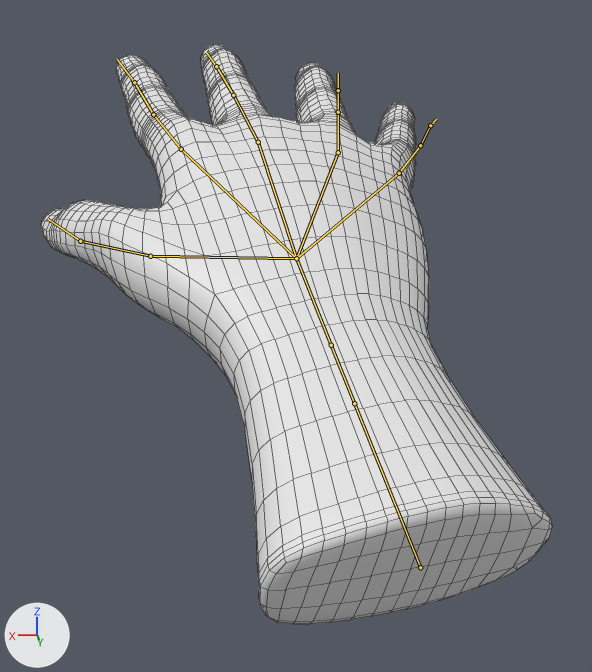
Before and after pictures for a commit that changed the Blender file BlenderFiles/hand.blend.
Camera for both pictures: a camera (50 mm lens) standing at (0.2, 1.099, 0.305) and looking at (0.032, -0.335, -0.116). Every picture has the same lights, and +X, +Y and +Z are marked at lower left. Both versions are drawn at frame 10 of the action 'Hand_close'; the numbers are the values there. The bones that bend it are drawn over the model as lines. Mesh edges are drawn as thin lines.

Names of what the first picture shows: 'Mano'.
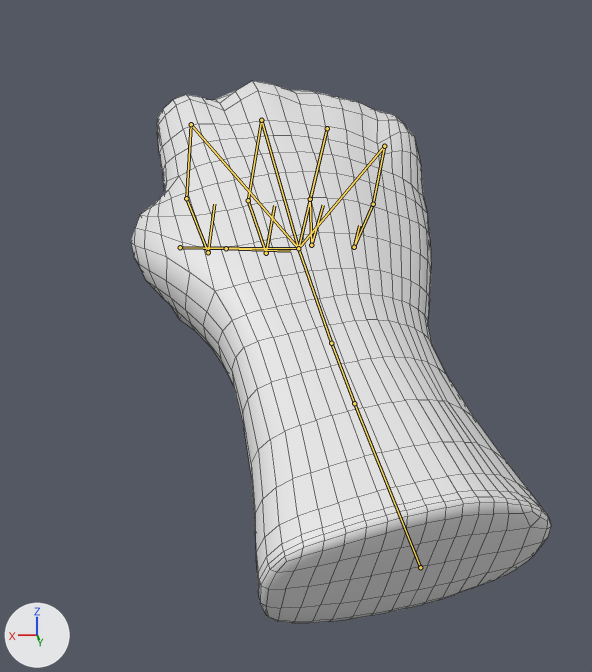
The change, as a diff of the scene's bpy script:
```diff
--- a/BlenderFiles/hand.blend.py
+++ b/BlenderFiles/hand.blend.py
@@ bone_muñeca @@
 bone_muñeca = bpy.data.objects['Armature'].pose.bones['Muñeca']  # child of 'Brazo'
-bone_muñeca.rotation_quaternion = (1.0, 0.0, 0.0, 0.0)  # degrees (0, 0, 0)
+bone_muñeca.rotation_quaternion = (1.0, -0.02, 0.0, 0.0)  # degrees (-2, 0, 0)
@@ bone_meñique @@
 bone_meñique = bpy.data.objects['Armature'].pose.bones['meñique']  # child of 'Mano'
-bone_meñique.rotation_quaternion = (1.0, 0.0, 0.0, 0.0)  # degrees (0, 0, 0)
+bone_meñique.rotation_quaternion = (0.998, 0.001, -0.002, -0.059)  # degrees (0, 0, -7)
@@ bone_meñique_001 @@
 bone_meñique_001 = bpy.data.objects['Armature'].pose.bones['meñique.001']  # child of 'meñique'
-bone_meñique_001.rotation_quaternion = (1.0, 0.0, 0.0, 0.0)  # degrees (0, 0, 0)
+bone_meñique_001.rotation_quaternion = (1.0, 0.8, 0.0, 0.0)  # degrees (77, 0, 0)
@@ bone_anular @@
 bone_anular = bpy.data.objects['Armature'].pose.bones['anular']  # child of 'Mano'
-bone_anular.rotation_quaternion = (1.0, 0.0, 0.0, 0.0)  # degrees (0, 0, 0)
+bone_anular.rotation_quaternion = (0.999, 0.001, -0.001, -0.043)  # degrees (0, 0, -5)
@@ bone_anular_001 @@
 bone_anular_001 = bpy.data.objects['Armature'].pose.bones['anular.001']  # child of 'anular'
-bone_anular_001.rotation_quaternion = (1.0, 0.0, 0.0, 0.0)  # degrees (0, 0, 0)
+bone_anular_001.rotation_quaternion = (1.0, 0.9, 0.0, 0.0)  # degrees (84, 0, 0)
@@ bone_corazon_001 @@
 bone_corazon_001 = bpy.data.objects['Armature'].pose.bones['corazon.001']  # child of 'corazon'
-bone_corazon_001.rotation_quaternion = (1.0, 0.0, 0.0, 0.0)  # degrees (0, 0, 0)
+bone_corazon_001.rotation_quaternion = (1.0, 0.94, 0.0, 0.0)  # degrees (86, 0, 0)
@@ bone_indice @@
 bone_indice = bpy.data.objects['Armature'].pose.bones['indice']  # child of 'Mano'
-bone_indice.rotation_quaternion = (1.0, 0.0, 0.0, 0.0)  # degrees (0, 0, 0)
+bone_indice.rotation_quaternion = (1.0, -0.001, 0.0, 0.025)  # degrees (0, 0, 3)
@@ bone_indice_001 @@
 bone_indice_001 = bpy.data.objects['Armature'].pose.bones['indice.001']  # child of 'indice'
-bone_indice_001.rotation_quaternion = (1.0, 0.0, 0.0, 0.0)  # degrees (0, 0, 0)
+bone_indice_001.rotation_quaternion = (1.0, 0.94, 0.0, 0.0)  # degrees (86, 0, 0)
@@ bone_pulgar @@
 bone_pulgar = bpy.data.objects['Armature'].pose.bones['pulgar']  # child of 'Mano'
-bone_pulgar.rotation_quaternion = (1.0, 0.0, 0.0, 0.0)  # degrees (0, 0, 0)
+bone_pulgar.rotation_quaternion = (1.076, 0.359, -0.301, 0.214)  # degrees (33, -34, 12)
@@ bone_pulgar_001 @@
 bone_pulgar_001 = bpy.data.objects['Armature'].pose.bones['pulgar.001']  # child of 'pulgar'
-bone_pulgar_001.rotation_quaternion = (1.0, 0.0, 0.0, 0.0)  # degrees (0, 0, 0)
+bone_pulgar_001.rotation_quaternion = (1.2, 0.51, -0.5, -0.2)  # degrees (56, -30, -35)
```

Boxes (x1, y1, x2, y2) around the edits, measured in the pictures (592 x 672 px):
'Mano', posed (18% narrower, 6% shorter)
    before: (41, 45, 552, 624)
    after: (131, 81, 551, 623)
bone 'Muñeca', root to tip
    before: (354, 403) to (331, 345)
    after: (354, 403) to (331, 343)
bone 'meñique', root to tip
    before: (296, 258) to (399, 173)
    after: (298, 248) to (384, 146)
bone 'meñique.001', root to tip
    before: (399, 173) to (420, 145)
    after: (384, 146) to (373, 204)
bone 'anular', root to tip
    before: (296, 258) to (338, 152)
    after: (298, 248) to (327, 128)
bone 'anular.001', root to tip
    before: (338, 152) to (338, 112)
    after: (327, 128) to (310, 199)
bone 'corazon.001', root to tip
    before: (258, 142) to (233, 95)
    after: (261, 120) to (248, 200)
bone 'indice', root to tip
    before: (296, 258) to (181, 149)
    after: (298, 248) to (191, 124)
bone 'indice.001', root to tip
    before: (181, 149) to (153, 114)
    after: (191, 124) to (186, 198)
bone 'pulgar', root to tip
    before: (296, 258) to (150, 256)
    after: (298, 248) to (180, 247)
bone 'pulgar.001', root to tip
    before: (150, 256) to (80, 241)
    after: (180, 247) to (226, 248)
